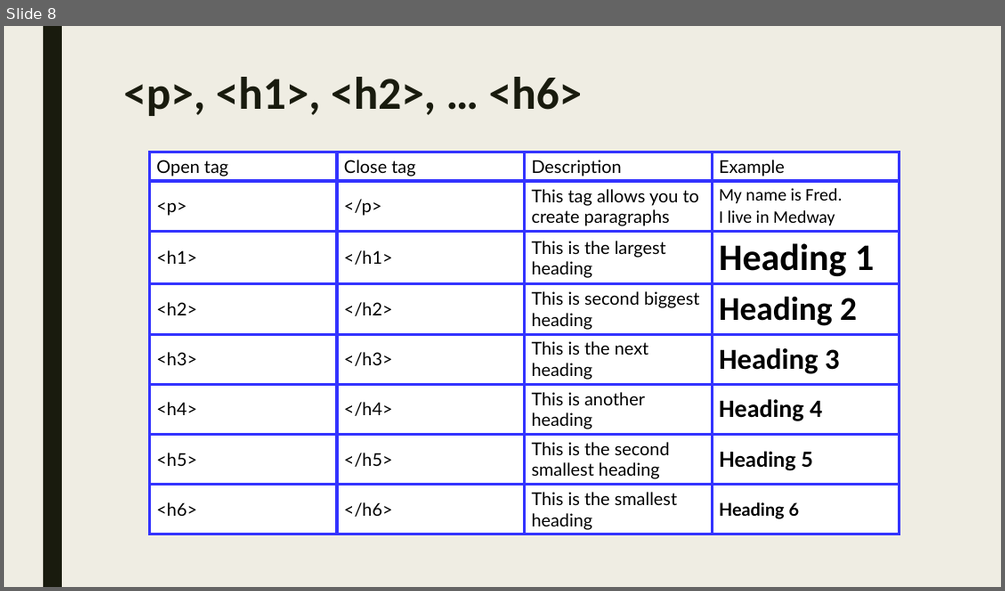
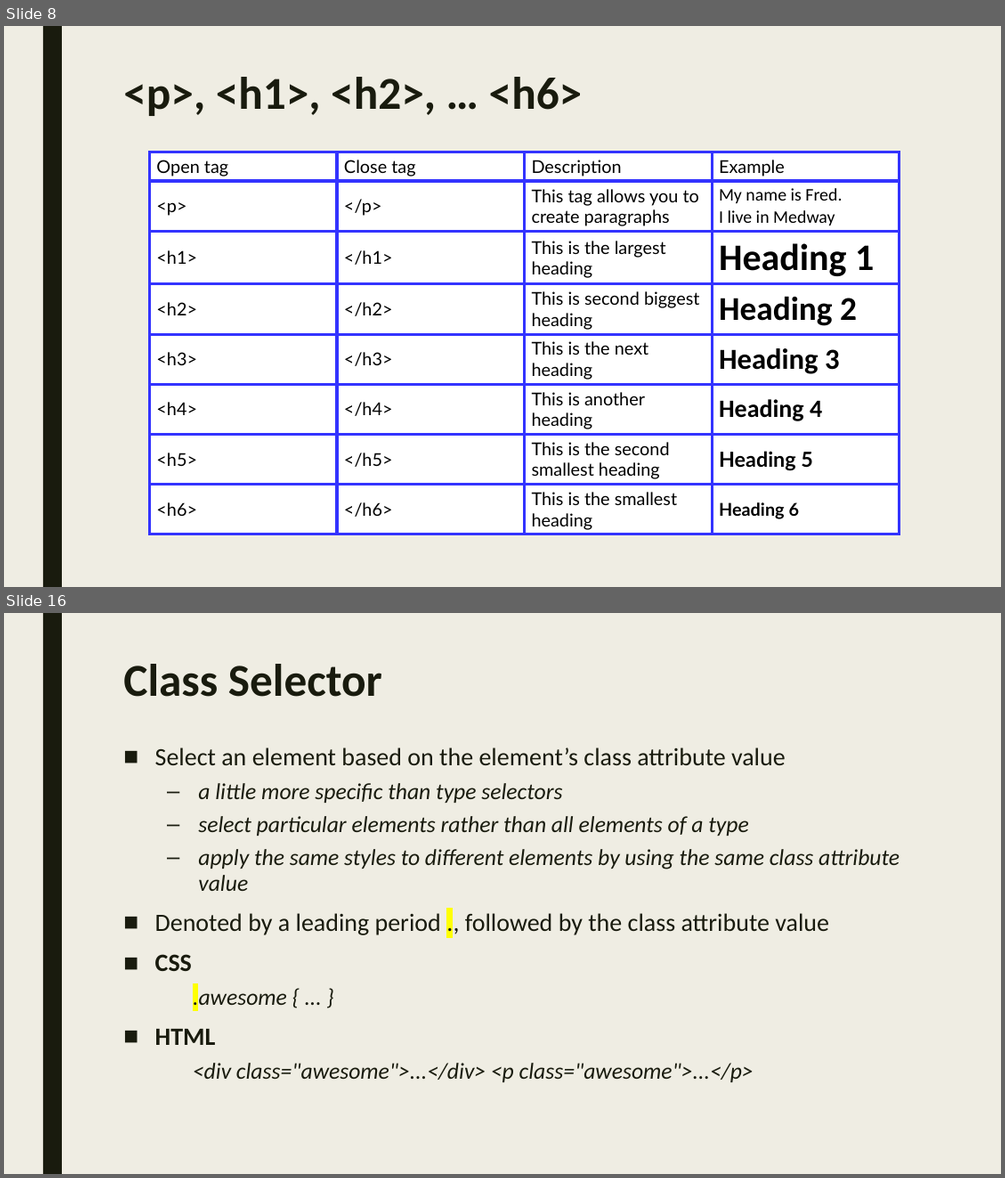
Before and after one commit to sayyidkhan/web_intro_2022, a slide deck: ppt/WY added.pptx. Shown one above the other, each under a label of ours: slide 8 before the commit, slides 8 and 16 after it; the slides between them are not shown. The pictures are 1005x591 and 1005x1178 pixels, drawn with LibreOffice and Linux fonts; fonts in the diff are those of the drawing. Boxes give left, top, right and bottom in pixels: in the first picture for what was removed or moved away, otherwise in the second. Text is boxed around its words. In the diff, an @@ line names an element or a change of style, - is before the commit and + after.

Commit message:
Completed missing content & exercise from previous 5 slides
The original 5 ppt didn't have all the HTML tags, CSS selector, JS interactions included.
I created a separate file to address the necessary content.

```diff
--- a/ppt/WY added.pptx
+++ b/ppt/WY added.pptx
@@ slide 16 added at (x1=4, y1=613, x2=1001, y2=1174), background #EFEDE3; not listed: 1 template element that a slide beside it also shows @@
@@ title added at (x1=123, y1=664, x2=382, y2=697), 44 pt, text #191B0E, bold @@
+Class Selector
@@ text added at (x1=155, y1=747, x2=899, y2=1082), 22 pt, text #191B0E, italic @@
+■ Select an element based on the element’s class attribute value
+  – a little more specific than type selectors
+  – select particular elements rather than all elements of a type
+  – apply the same styles to different elements by using the same class attribute value
+■ Denoted by a leading period ., followed by the class attribute value
+■ CSS
+  .awesome { ... }
+■ HTML
+  <div class="awesome">...</div> <p class="awesome">...</p>
```
Also in this commit, not shown: 4 slides changed, 22 other slides added, 1 other file.
